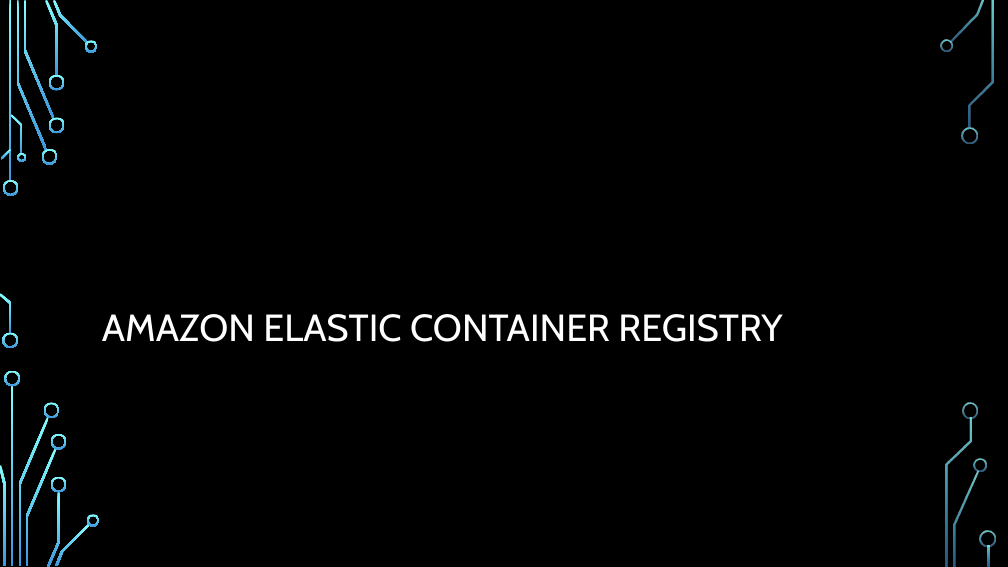
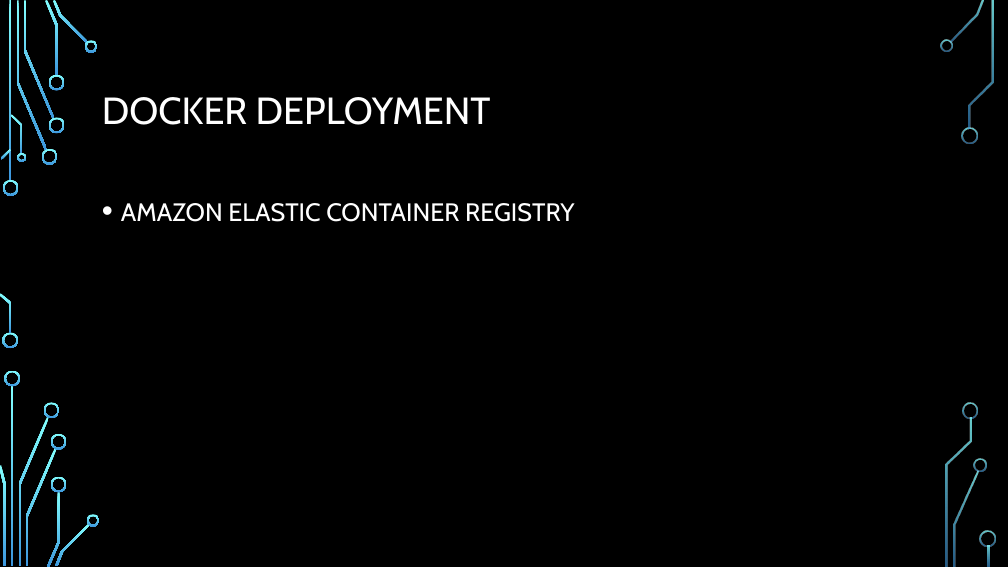
Before and after one commit to ksalihcavusoglu/nurddockertraining, a slide deck: slide 31 of DOCKER 101.pptx (slide 30 before the commit). Drawn at 1008x567 pixels with LibreOffice and Linux fonts; fonts in the diff are those of the drawing; background and template pictures are left out. Boxes give left, top, right and bottom in pixels: in the first picture for what was removed or moved away, otherwise in the second. Text is boxed around its words. In the diff, an @@ line names an element or a change of style, - is before the commit and + after.

```diff
--- a/DOCKER 101.pptx
+++ b/DOCKER 101.pptx
@@ title added at (102, 97, 491, 125), 36 pt, text #FFFFFF @@
+DOCKER DEPLOYMENT
@@ text "AMAZON ELASTIC CONTAINER REGISTRY": place and size @@
-text "AMAZON ELASTIC CONTAINER REGISTRY" at (102, 314, 782, 342)
+text "AMAZON ELASTIC CONTAINER REGISTRY" at (121, 203, 575, 222)
@@ text "AMAZON ELASTIC CONTAINER REGISTRY" at (121, 203, 575, 222): size 36 to 24 pt; bullet none to •; line spacing 0.9 to 1.2; more space between paragraphs; vertical alignment bottom to top @@
```
Also in this commit, not shown: 13 other slides changed, 6 slides added, 4 slides removed, 30 other files.
